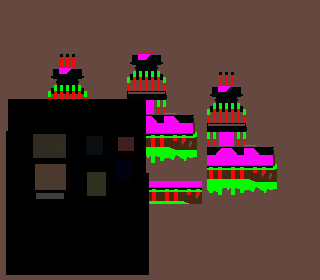
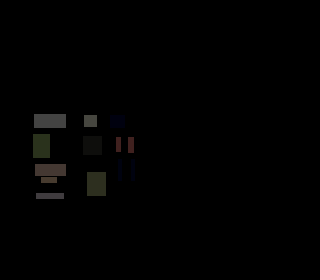
Layer changes from the first 320px x 280px image to the second:
added layer "locker_wall" above "locker_bg" over left=35, top=164, right=66, bottom=176
added layer "stripes_wall" above "stripes_bg" over left=33, top=134, right=50, bottom=158
added layer "concrete_wall" above "concrete_bg" over left=34, top=114, right=66, bottom=128
added layer "concrete_bg" above "window_large" over left=84, top=115, right=97, bottom=127
added layer "window_large" above "window_fassade" over left=83, top=136, right=102, bottom=155
added layer "window_fassade" above "truss" over left=110, top=115, right=125, bottom=128
renamed "Hintergrund-Kopie" to "truss", painted on it over left=0, top=0, right=320, bottom=280
removed layer "Sichtbar" over left=0, top=0, right=320, bottom=280
added layer "vertical_lights" above "Hintergrund-Kopie#1" over left=116, top=137, right=134, bottom=153
moved "sky" above "Hintergrund", painted on it over left=0, top=0, right=320, bottom=280
